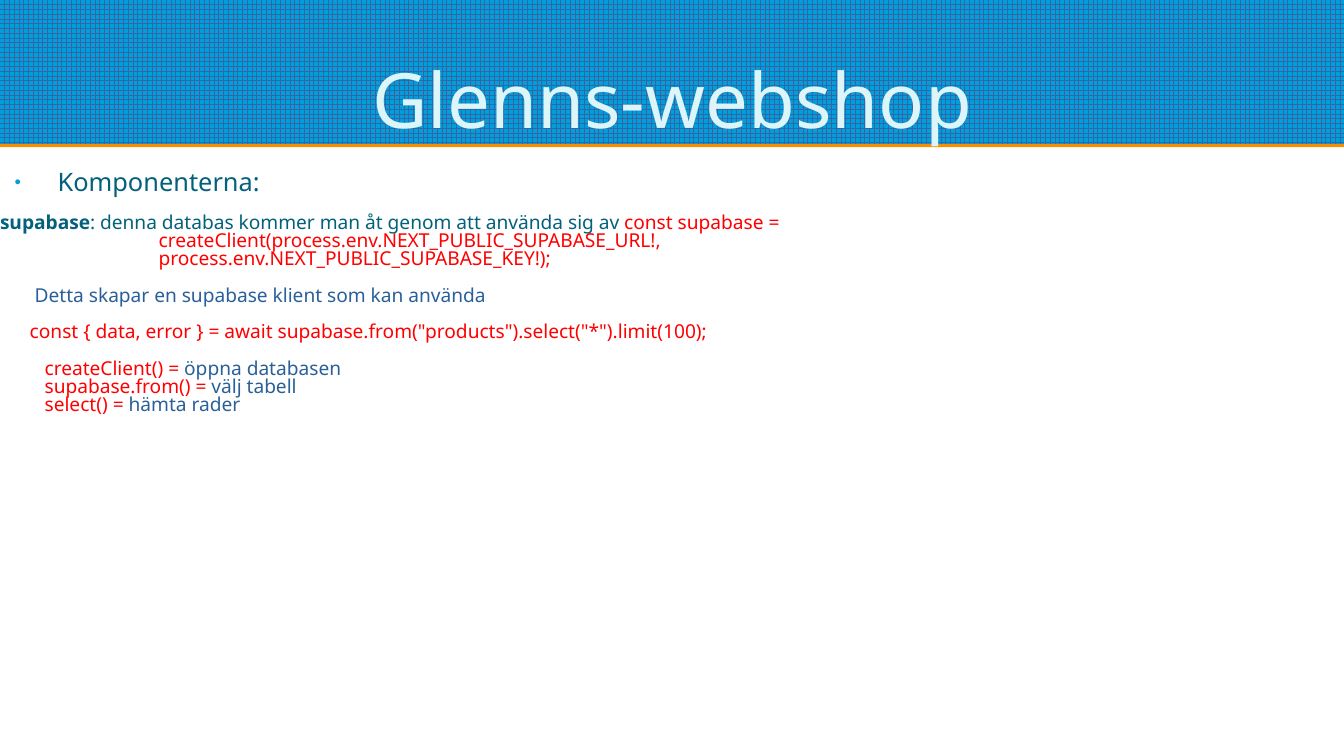
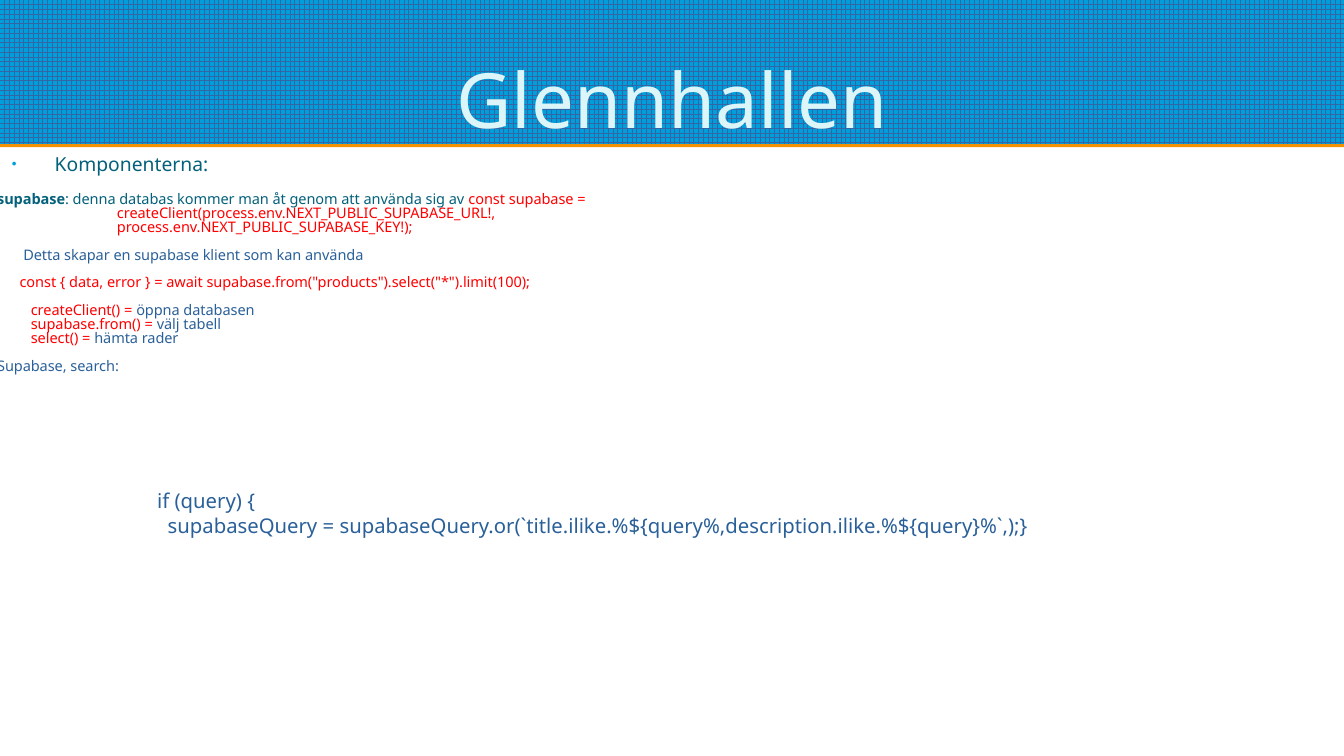
Before and after one commit to pontusOlssonGit/glenns-webshop, a slide deck: slide 9 of redovisning.odp. Drawn at 1344x756 pixels with LibreOffice and Linux fonts; fonts in the diff are those of the drawing. Boxes give left, top, right and bottom in pixels: in the first picture for what was removed or moved away, otherwise in the second. Text is boxed around its words. In the diff, an @@ line names an element or a change of style, - is before the commit and + after.

```diff
--- a/redovisning.odp
+++ b/redovisning.odp
@@ title at (x1=456, y1=57, x2=888, y2=148): text changed @@
-Glenns-webshop
+Glennhallen
@@ text at (x1=0, y1=157, x2=574, y2=346): size 15 to 11.4 pt in "Komponenterna:"; size 11.2 to 8.6 pt @@
@@ text "Komponenterna:" moved from (x1=0, y1=173, x2=764, y2=414) to (x1=0, y1=157, x2=574, y2=375) @@
@@ text at (x1=0, y1=360, x2=119, y2=375): paragraph added @@
+Supabase, search:
@@ text added at (x1=157, y1=492, x2=1028, y2=538), 12 pt, text #2A6099 @@
+if (query) {
+supabaseQuery = supabaseQuery.or(`title.ilike.%${query%,description.ilike.%${query}%`,);}
```
Also in this commit, not shown: 9 other slides changed, 1 slide added, 4 other files.
